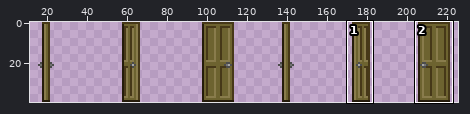
One commit to this sprite sheet: objects/ryophi/ryophiwooddoor/ryophiwooddoor.png. The picture above shows the old version from afar; the outline marks the close-up.
Close-up. The starting point:
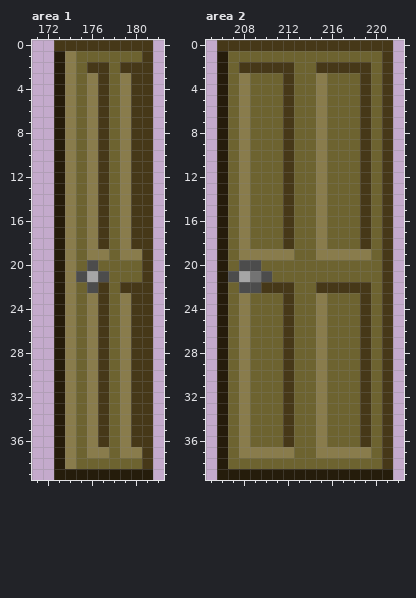
The file is 240x40 pixels. Shown: area 1: x 171..182, y 0..39; area 2: x 205..222, y 0..39. The wide view leaves out empty margins. The commit also changed other parts of the picture, which this record leaves out.
New version:
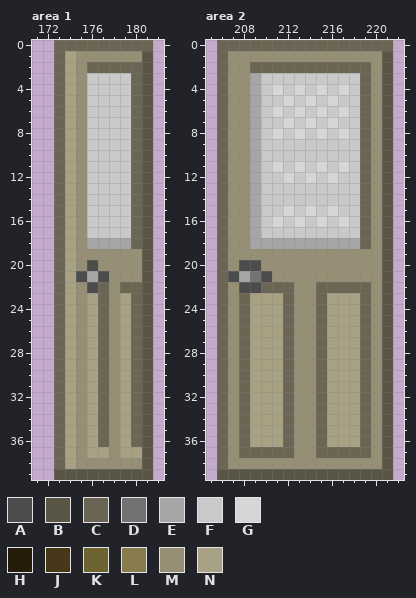
Palette (. is transparent): A #4c4c4c  B #595547  C #6b6654  D #737373  E #a6a6a6  F #c9c9c9  G #d6d6d6  H #251c0b  J #463818  K #6d6330  L #897c4c  M #968f75  N #a9a183
From old to new:
Changed rows in their new state; - is an unchanged pixel.
Area 1:
first column x 173:
 0 CCCCCCCCC
 1 CNMMMMMMB
 2 CNMCCCCCB
 3 CNMFFFFCB
 4 CNMFFFFCB
 5 CNMFFFFCB
 6 CNMFFFFCB
 7 CNMFFFFCB
 8 CNMFFFFCB
 9 CNMFFFFCB
10 CNMFFFFCB
11 CNMFFFFCB
12 CNMFFFFCB
13 CNMFFFFCB
14 CNMFFFFCB
15 CNMFFFFCB
16 CNMFFFFCB
17 CNMFFFFCB
18 CNMEEEECB
19 CNMMMMMMB
20 CNM-MMMMB
21 CN---MMMB
22 CNM-CMCCB
23 CNMNCMNCB
24 CNMNCMNCB
25 CNMNCMNCB
26 CNMNCMNCB
27 CNMNCMNCB
28 CNMNCMNCB
29 CNMNCMNCB
30 CNMNCMNCB
31 CNMNCMNCB
32 CNMNCMNCB
33 CNMNCMNCB
34 CNMNCMNCB
35 CNMNCMNCB
36 CNMNCMNCB
37 CNMNNMNNB
38 CNMMMMMMB
39 BBBBBBBBB
Area 2:
first column x 206:
 0 CCCCCCCCCCCCCCCC
 1 CMMMMMMMMMMMMMMB
 2 CMMCCCCCCCCCCCMB
 3 CMMEFFFFFFFFFCMB
 4 CMMEFGFGFGFGFCMB
 5 CMMEFFGFGFGFFCMB
 6 CMMEFGFGFGFGFCMB
 7 CMMEFFGFGFGFFCMB
 8 CMMEFGFGFGFGFCMB
 9 CMMEFFFFFFFFFCMB
10 CMMEFFFFFFFFFCMB
11 CMMEFGFGFGFGFCMB
12 CMMEFFGFGFGFFCMB
13 CMMEFFFFFFFFFCMB
14 CMMEFFFFFFFFFCMB
15 CMMEFFGFGFGFFCMB
16 CMMEFGFGFGFGFCMB
17 CMMEFFFFFFFFFCMB
18 CMMEEEEEEEEEECMB
19 CMMMMMMMMMMMMMMB
20 CM--MMMMMMMMMMMB
21 C----MMMMMMMMMMB
22 CM--CCCMMCCCCCMB
23 CMCNNNCMMCNNNCMB
24 CMCNNNCMMCNNNCMB
25 CMCNNNCMMCNNNCMB
26 CMCNNNCMMCNNNCMB
27 CMCNNNCMMCNNNCMB
28 CMCNNNCMMCNNNCMB
29 CMCNNNCMMCNNNCMB
30 CMCNNNCMMCNNNCMB
31 CMCNNNCMMCNNNCMB
32 CMCNNNCMMCNNNCMB
33 CMCNNNCMMCNNNCMB
34 CMCNNNCMMCNNNCMB
35 CMCNNNCMMCNNNCMB
36 CMCNNNCMMCNNNCMB
37 CMCCCCCMMCCCCCMB
38 CMMMMMMMMMMMMMMB
39 BBBBBBBBBBBBBBBB
Where, in picture pixels (left, top, right, bottom), the same in both close-ups:
changed: (54, 40, 153, 480)
changed: (217, 40, 393, 480)
